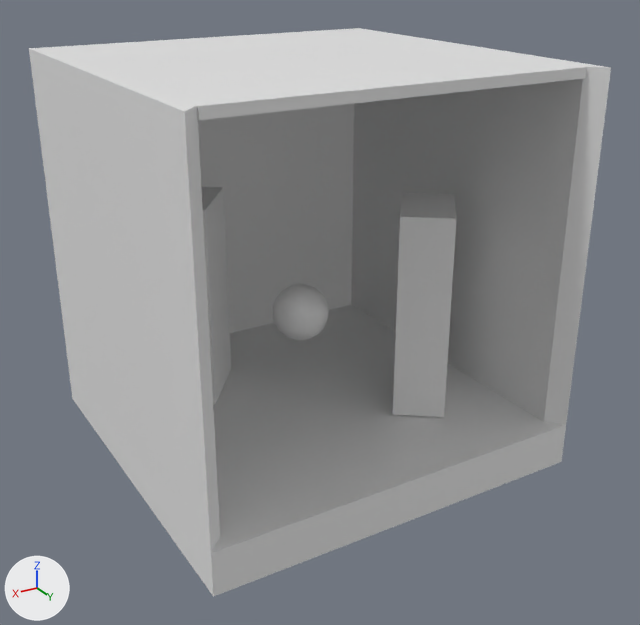
Before and after pictures for a commit that changed the Blender file object/boxblend.blend.
Camera for both pictures: a camera (50 mm lens) standing at (2.14, 3.76, 2.45) and looking at (-0.03, 0.15, 0.64). The axes (+X, +Y, +Z) are drawn at lower left. The lights are the same throughout.

Objects in the first picture: '球体', '立方体', '立方体.001', '立方体.002'.
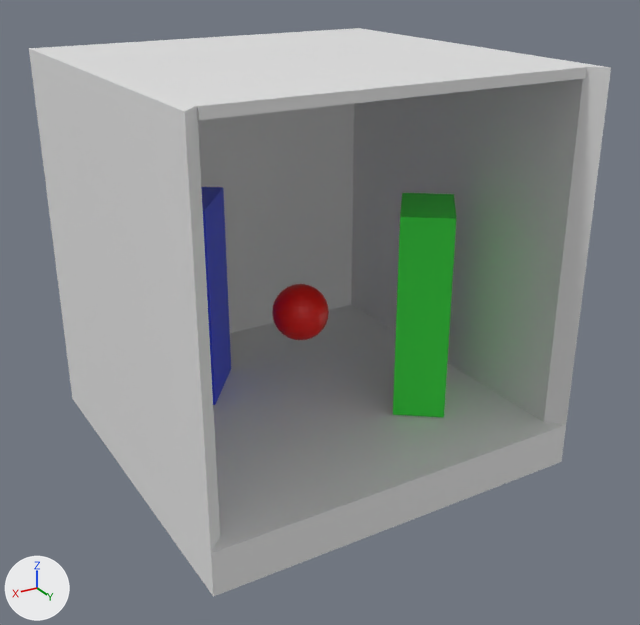
The change, as JSON lines over the scene's bpy script:
```json
{"op": "add", "block": "mat_材质_002", "code": ["mat_材质_002 = principled_material('材质.002')", "mat_材质_002.base_color = (0.8, 0.00304, 0.0)  # red #e70a00"]}
{"op": "add", "block": "mat_材质", "code": ["mat_材质 = principled_material('材质')", "mat_材质.base_color = (0.038, 0.0682, 0.8)  # blue #374ae7"]}
{"op": "add", "block": "mat_材质_001", "code": ["mat_材质_001 = principled_material('材质.001')", "mat_材质_001.base_color = (0.036, 0.8, 0.0517)  # green #35e740"]}
{"block": "me_立方体_002", "where": "me_立方体_002.from_pydata(...)  # 24 vertices, 12 faces; spans x -1.0..1.0, y -1.0..1.0, z -1.0..1.0"}
{"op": "add", "block": "me_立方体_002", "code": "me_立方体_002.materials.append(mat_材质_001)  # green #35e740"}
{"block": "me_立方体_003", "where": "me_立方体_003.from_pydata(...)  # 24 vertices, 12 faces; spans x -1.0..1.0, y -1.0..1.0, z -1.0..1.0"}
{"op": "add", "block": "me_立方体_003", "code": "me_立方体_003.materials.append(mat_材质)  # blue #374ae7"}
{"block": "me_球体", "where": "me_球体.from_pydata(...)  # 482 vertices, 512 faces; spans x -1.0..1.0, y -1.0..1.0, z -1.0..1.0"}
{"op": "add", "block": "me_球体", "code": "me_球体.materials.append(mat_材质_002)  # red #e70a00"}
```

Changed parts and their boxes (x1, y1, x2, y2) in the pictures (640 x 625 px):
```json
{"object": "立方体.002", "change": "recoloured", "before": [393, 193, 456, 417], "after": [393, 193, 456, 417], "on screen": "grey to green"}
{"object": "立方体.001", "change": "recoloured", "before": [201, 187, 231, 405], "after": [201, 187, 231, 405], "on screen": "grey to blue"}
{"object": "球体", "change": "recoloured", "before": [272, 284, 329, 340], "after": [272, 284, 329, 340], "on screen": "grey to red"}
```
